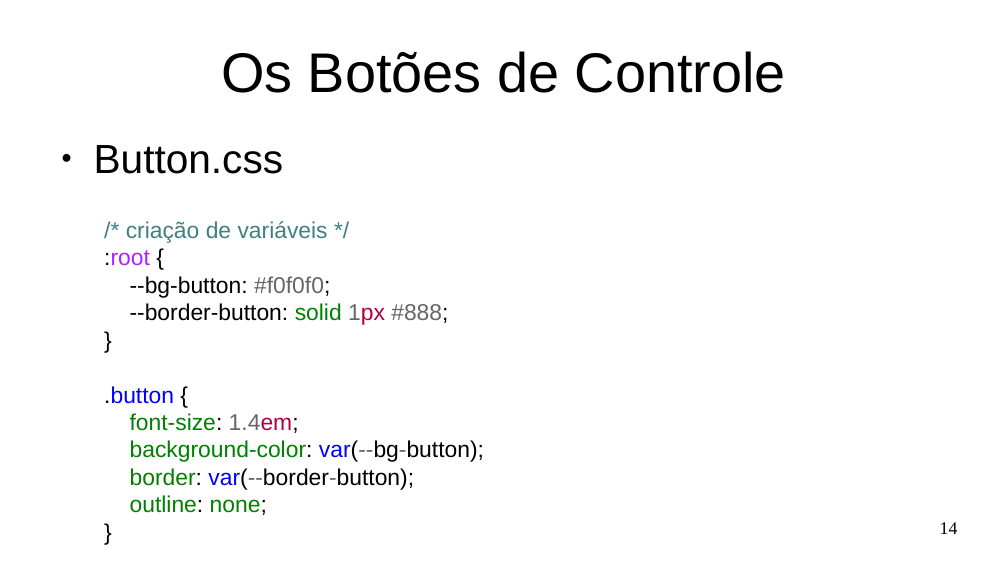
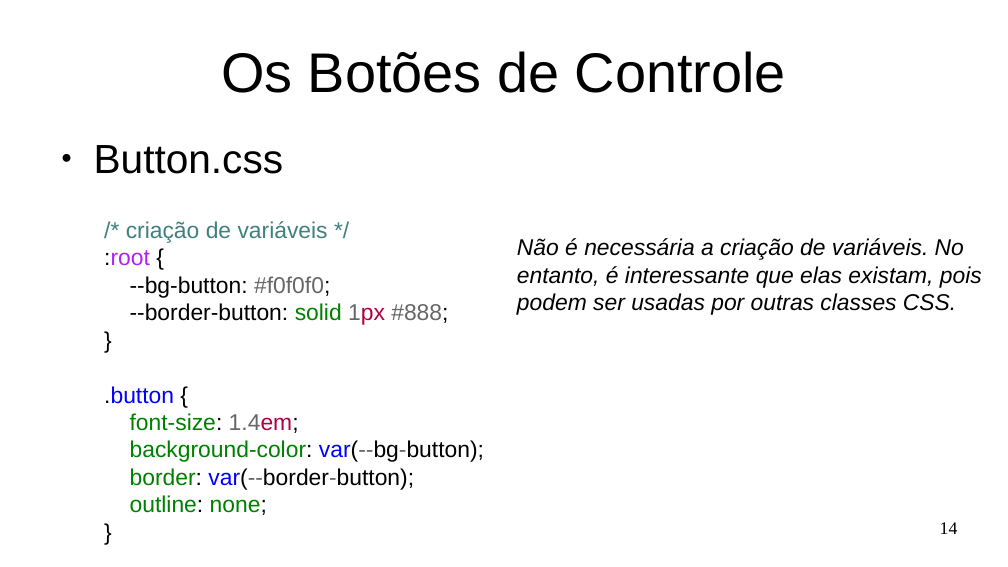
Before and after one commit to Marques-Dev/WEB_2020-1, a slide deck: slide 14 of SLIDES/aula02.odp. Drawn at 1008x567 pixels with LibreOffice and Linux fonts; fonts in the diff are those of the drawing. Boxes give left, top, right and bottom in pixels: in the first picture for what was removed or moved away, otherwise in the second. Text is boxed around its words. In the diff, an @@ line names an element or a change of style, - is before the commit and + after.

```diff
--- a/SLIDES/aula02.odp
+++ b/SLIDES/aula02.odp
@@ text added at box(517, 238, 982, 315), 18 pt, text #000000, italic @@
+Não é necessária a criação de variáveis. No
+entanto, é interessante que elas existam, pois
+podem ser usadas por outras classes CSS.
```
Also in this commit, not shown: 14 other slides changed, 1 slide added, 1 slide removed, 3 other files.
